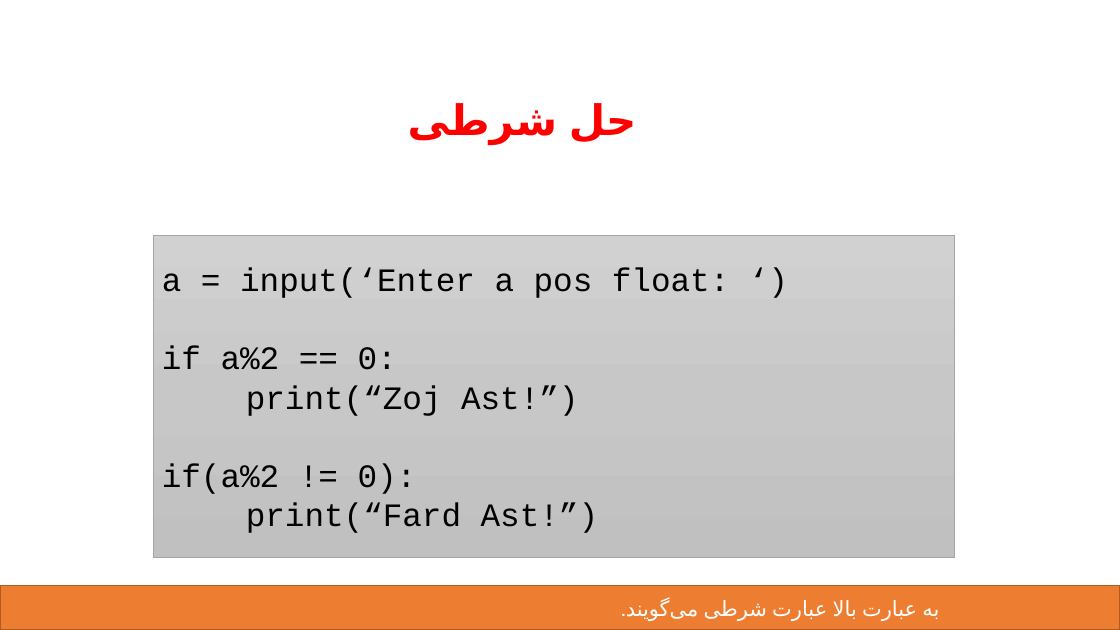
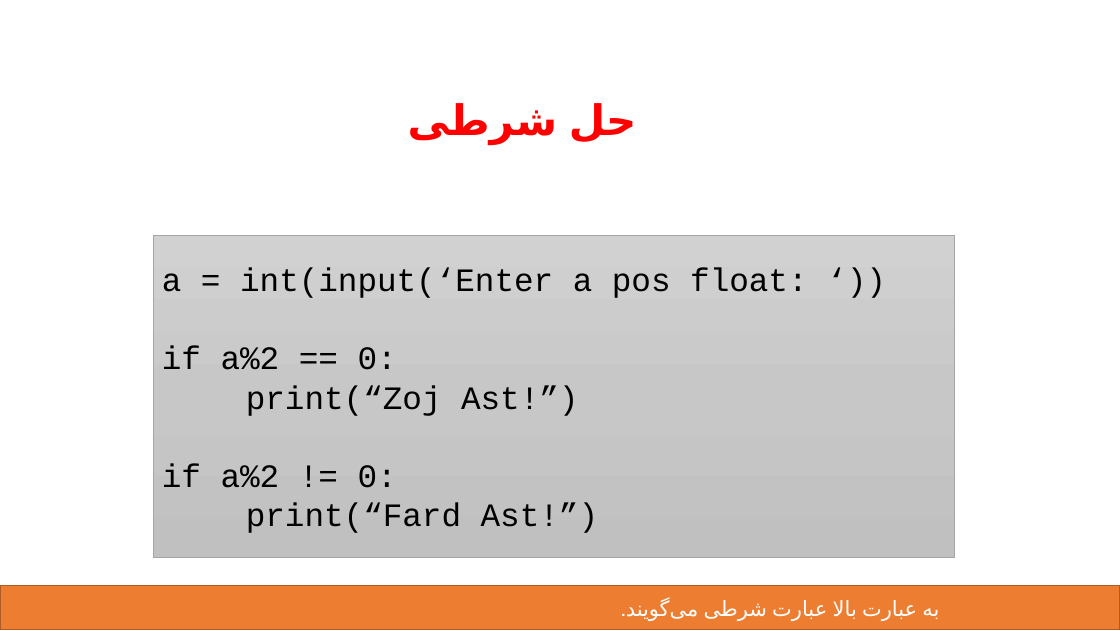
Before and after one commit to mmaleki92/python_teaching, a slide deck: slide 21 of control-flow/boolean_control_flow.pptx. Drawn at 1120x630 pixels with LibreOffice and Linux fonts; fonts in the diff are those of the drawing. Boxes give left, top, right and bottom in pixels: in the first picture for what was removed or moved away, otherwise in the second. Text is boxed around its words. In the diff, an @@ line names an element or a change of style, - is before the commit and + after.

```diff
--- a/control-flow/boolean_control_flow.pptx
+++ b/control-flow/boolean_control_flow.pptx
@@ text in rectangle at (x1=162, y1=267, x2=807, y2=298): text changed @@
-a = input(‘Enter a pos float: ‘)
+a = int(input(‘Enter a pos float: ‘))
@@ text in rectangle at (x1=162, y1=463, x2=397, y2=488): text changed @@
-if(a%2 != 0):
+if a%2 != 0:
```
Also in this commit, not shown: 3 other slides changed, 3 other files.
